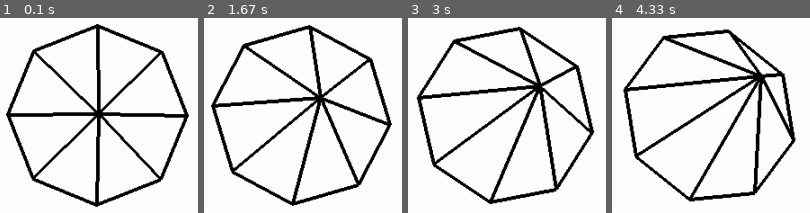
Above: before the commit, frames 1-4 (left to right).
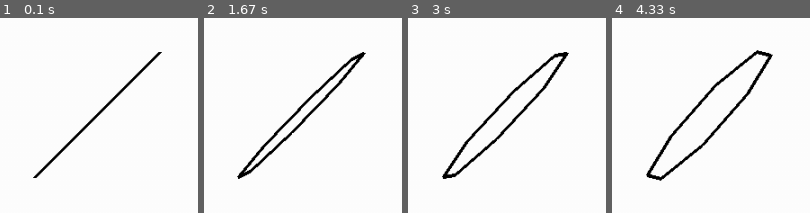
Above: after the commit, the same moments.

Repository: Mikluki/Geometric-modelling-hw
Game: pygame game, started from Lab 3/pygame_lab3 prospective-view.py
Two runs of this game, one before a commit and one after it. Both use one fixed random seed, a clock stepped at 60 frames per second and the inputs below.
Inputs:
- Up to frame 1 (0.1 s): no input
- Up to frame 2 (1.67 s): no input
- Up to frame 3 (3 s): no input
- Up to frame 4 (4.33 s): no input

The runs differ from the first frame. In frame 1, 12% of the frame differs, in the area x 3-96%, y 3-97%; in frame 2, 15%; in frame 3, 16%; in frame 4, 16%, in the area x 5-93%, y 5-95%.

Commit message:
camera bug

Diff:
--- a/Lab 3/pygame_lab3 prospective-view.py
+++ b/Lab 3/pygame_lab3 prospective-view.py
@@ -262,6 +262,16 @@
             [1, 0, 0, 0],
             [0, 1, 0, 0] ])
 
+    def get_proj_mx(self,vec):
+        z = vec[2,0]
+        print(vec, ' = vec\n', z, ' = z\n')
+        # return np.array([
+        #     [self.dist/z, 0, 0, 0],
+        #     [0, self.dist/z, 0, 0]])
+
+        return np.array([
+            [1, 0, 0, 0],
+            [0, 1, 0, 0]])
 
     def get_VRC_matrix(self,):
         matrix = get_matrix_RzInv(self.cosTheta, self.sinTheta) @ get_matrix_RyInv(self.cosPhi, self.sinPhi) @ \
@@ -277,6 +287,7 @@
         obj_3d.center_vrc = self.vrc_matrix @ obj_3d.center.vec
         obj_3d.top_vrc = self.vrc_matrix @ obj_3d.top.vec
 
+        # print(obj_3d.top_vrc,'\n---\n', obj_3d.top.vec,'\n\n')
         obj_3d.circle_vrc = []
         for i in range(len(obj_3d.circle_points)):
             p_vrc = self.vrc_matrix @ obj_3d.circle_points[i].vec
@@ -284,25 +295,29 @@
         return True
 
 
-    def proj_vrc(self, obj_3d):
-        self.to_vrc(obj_3d)
-
-        obj_3d.center_2d = self.proj_matrix @ obj_3d.center.vec + screen_center_vec
-        obj_3d.top_2d = self.proj_matrix @ obj_3d.top.vec + screen_center_vec
-
-        obj_3d.circle_2d = []
-        for i in range(len(obj_3d.circle_points)):
-            p_2d = self.proj_matrix @ obj_3d.circle_points[i].vec + \
+    def proj_vrc(self, vrc):
+        self.to_vrc(vrc)
+
+        # vrc.center_2d = self.get_proj_mx(vrc.center_vrc) @ vrc.center_vrc + screen_center_vec
+        vrc.top_2d = self.get_proj_mx(vrc.top_vrc) @ vrc.top_vrc + screen_center_vec
+        # print(vrc.top.x, '\n', vrc.top.y, '\n', vrc.top.z, '\n---\n', vrc.top, '\n\n')
+        vrc.circle_2d = []
+        for i in range(len(vrc.circle_vrc)):
+            p_2d = self.get_proj_mx(vrc.circle_vrc[i]) @ vrc.circle_vrc[i] + \
                 screen_center_vec
-            obj_3d.circle_2d.append(p_2d)
+            vrc.circle_2d.append(p_2d)
 
 
     def draw(self, obj_2d):
         self.proj_vrc(obj_2d)
         for i in range(len(obj_2d.circle_2d)):
+            print(i,'\n')
+            print(obj_2d.circle_2d[i],'\n----')
+            # obj_2d.circle_2d[(i+1) % len(obj_2d.circle_2d)], '\n\n')
+
             drawline_2d(obj_2d.circle_2d[i], \
                      obj_2d.circle_2d[(i+1) % len(obj_2d.circle_2d)])
-            drawline_2d(obj_2d.circle_2d[i], obj_2d.top_2d)
+            # drawline_2d(obj_2d.circle_2d[i], obj_2d.top_2d)
 
 
 
@@ -335,10 +350,10 @@
 
     # ============= Create object ==================
     w = Wheel(100, height=200, x=0, y=0)
-    cam = Camera(xe=300, ye=300, ze=300)
+    cam = Camera(xe=300, ye=300, ze=300, distance=10)
 
     while True:
-        # clock.tick(30)
+        clock.tick(30)
         screen.blit(bg, (0,0))
         for event in pygame.event.get():
             if event.type == pygame.QUIT:
